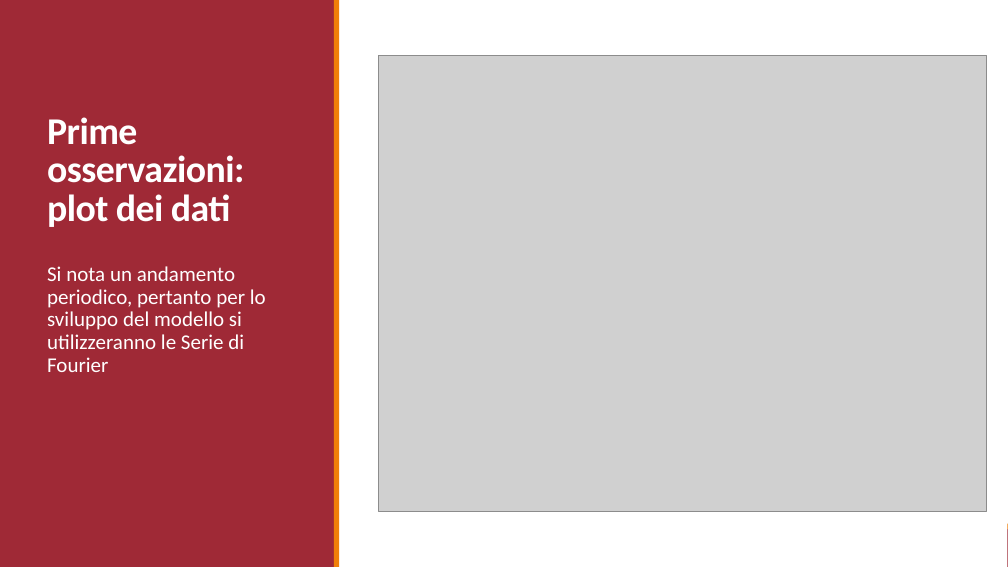
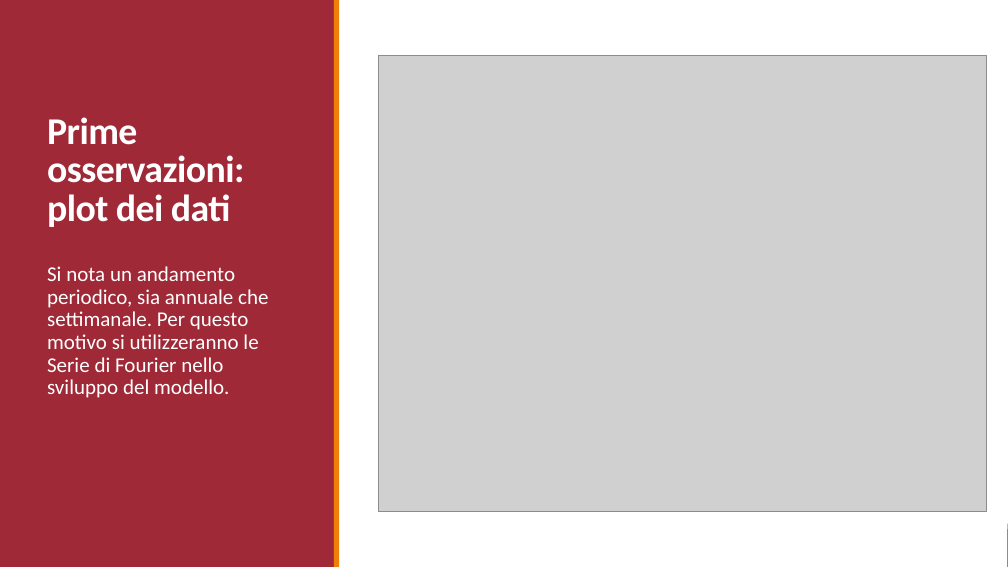
Before and after one commit to r1cky0/Italian-energy-consumption-prediction, a slide deck: slide 2 of presentazione_imad.pptx. Drawn at 1008x567 pixels with LibreOffice and Linux fonts; fonts in the diff are those of the drawing; grey boxes stand for pictures. Boxes give left, top, right and bottom in pixels: in the first picture for what was removed or moved away, otherwise in the second. Text is boxed around its words. In the diff, an @@ line names an element or a change of style, - is before the commit and + after.

```diff
--- a/presentazione_imad.pptx
+++ b/presentazione_imad.pptx
@@ text at (47, 266, 268, 398): text changed @@
-Si nota un andamento periodico, pertanto per lo sviluppo del modello si utilizzeranno le Serie di Fourier
+Si nota un andamento periodico, sia annuale che settimanale. Per questo motivo si utilizzeranno le Serie di Fourier nello sviluppo del modello.
```
Also in this commit, not shown: 3 other slides changed.
